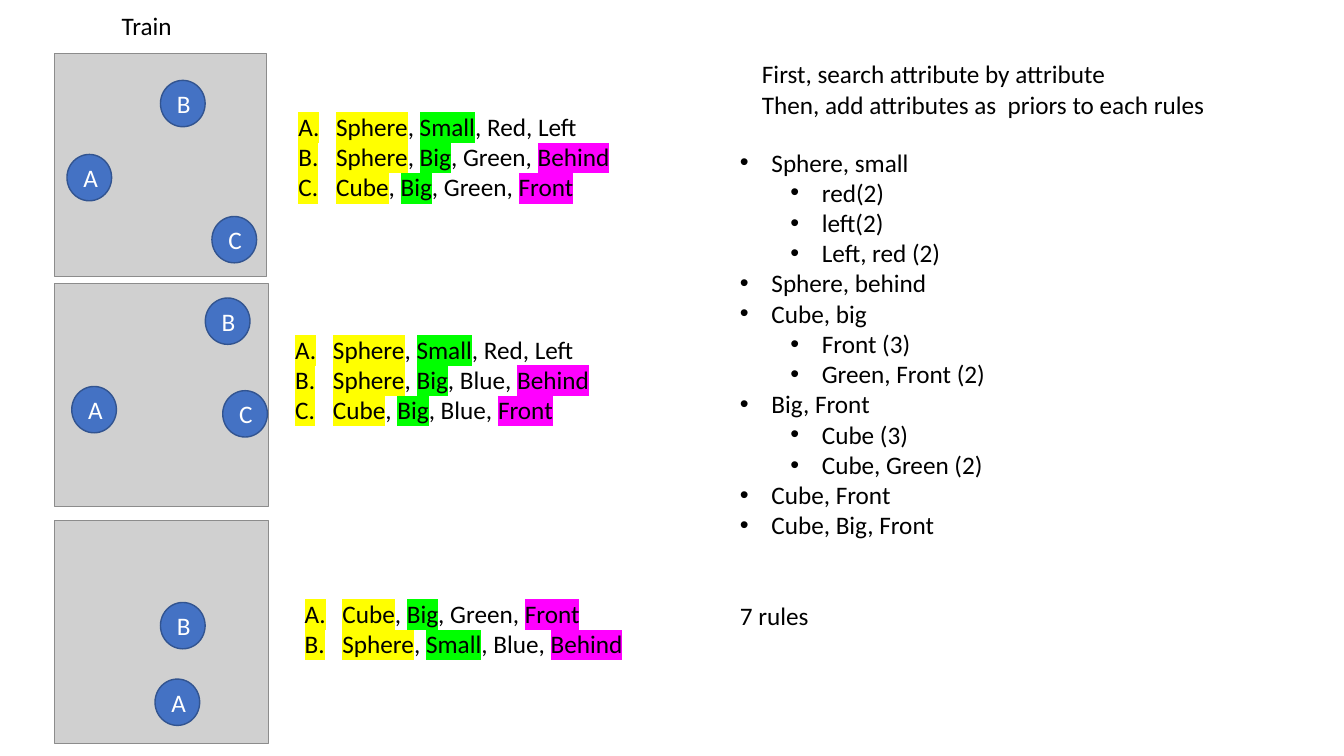
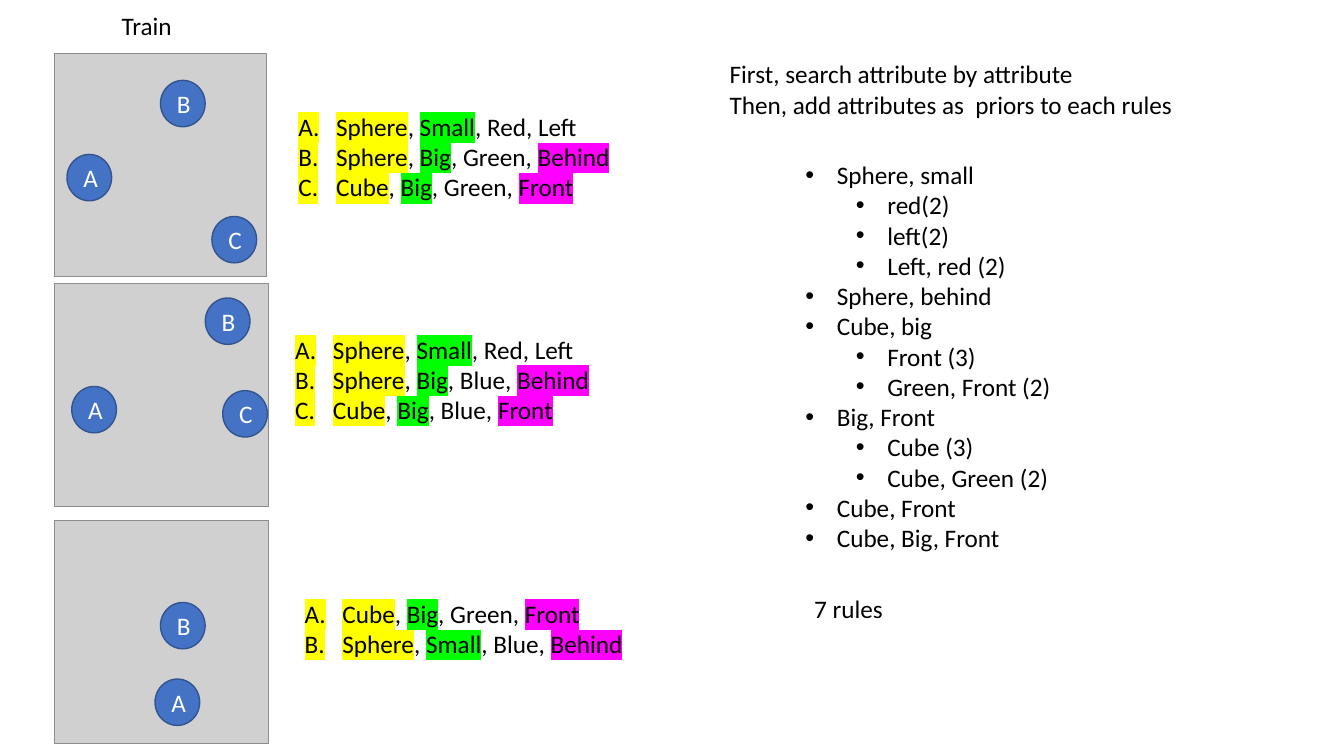
Before and after one commit to akweury/nsai_note, a slide deck: slide 17 of spatial_relation_vector.pptx (slide 16 before the commit). Drawn at 1344x756 pixels with LibreOffice and Linux fonts; fonts in the diff are those of the drawing; grey boxes stand for pictures. Boxes give left, top, right and bottom in pixels: in the first picture for what was removed or moved away, otherwise in the second. Text is boxed around its words. In the diff, an @@ line names an element or a change of style, - is before the commit and + after.

```diff
--- a/spatial_relation_vector.pptx
+++ b/spatial_relation_vector.pptx
@@ text "First, search attribute by attribute": place and size @@
-text "First, search attribute by attribute" at box(762, 65, 1204, 118)
+text "First, search attribute by attribute" at box(730, 65, 1172, 118)
@@ text "Sphere, small": place and size @@
-text "Sphere, small" at box(771, 154, 985, 539)
+text "Sphere, small" at box(837, 166, 1050, 552)
@@ text "7 rules": place and size @@
-text "7 rules" at box(740, 607, 808, 626)
+text "7 rules" at box(814, 600, 883, 619)
```
Also in this commit, not shown: 1 other slide changed, 1 slide added, 9 other files.
